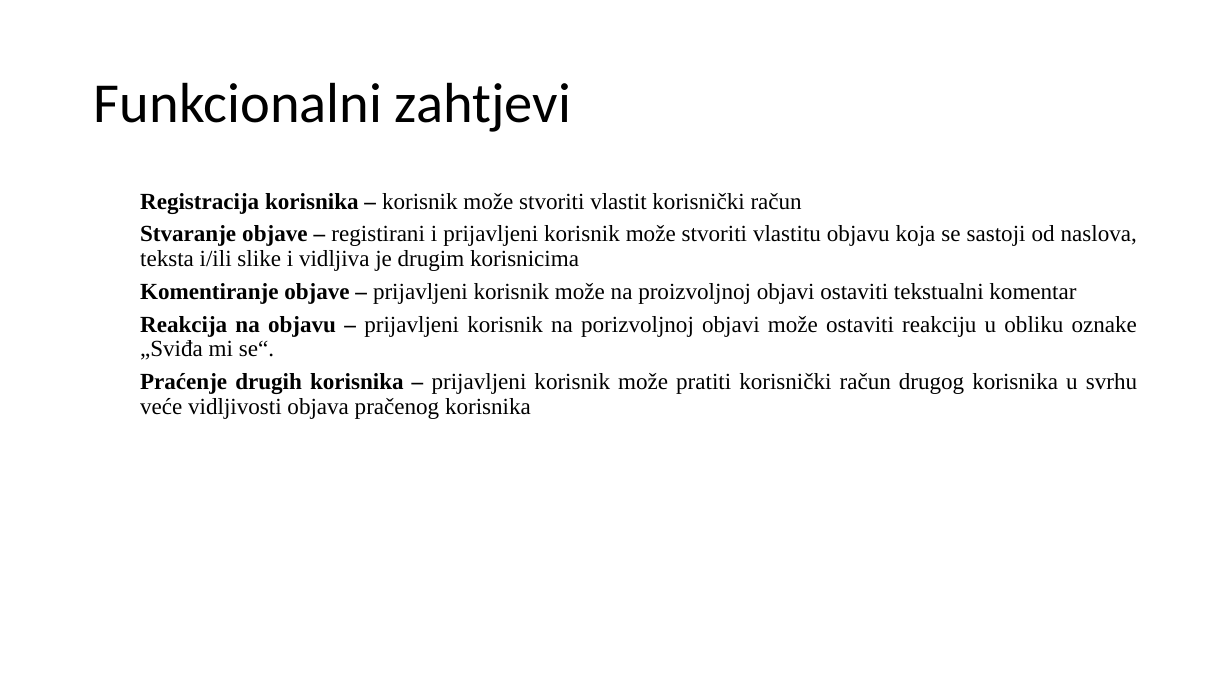
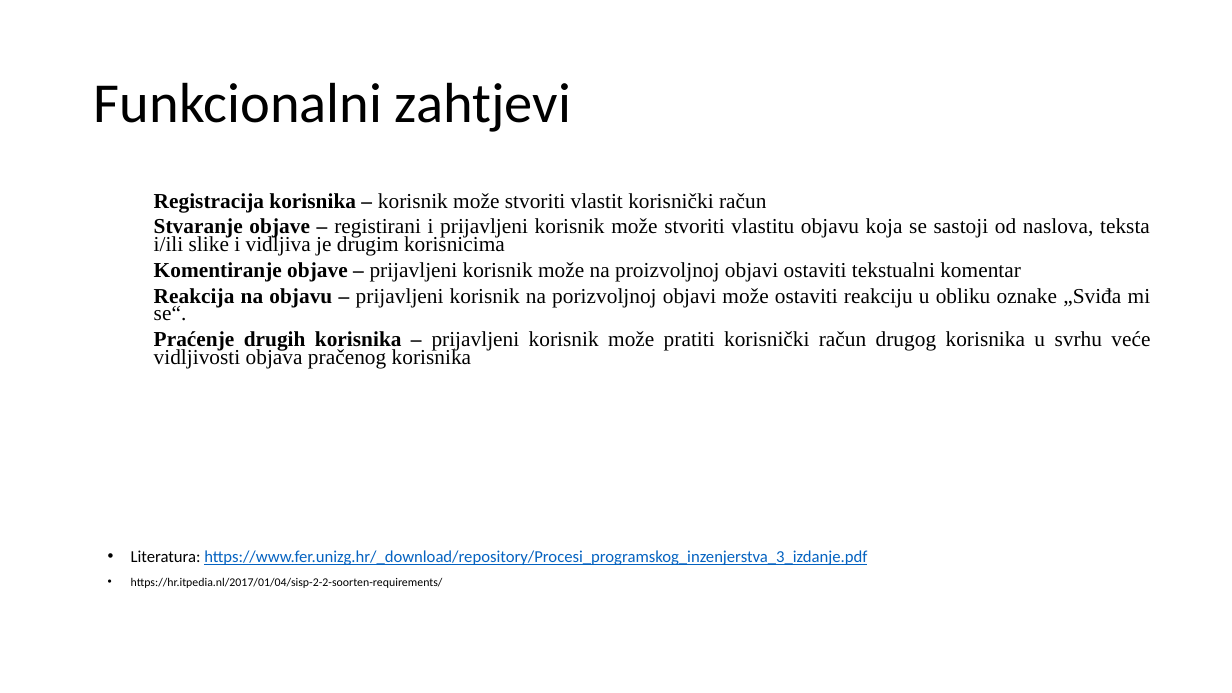
Before and after one commit to f-hruza0111/HCI_Projekt, a slide deck: slide 5 of dokumentacija/HCI 23-24 Projekt pptx -- Grupa G3.pptx (slide 2 before the commit). Drawn at 1232x693 pixels with LibreOffice and Linux fonts; fonts in the diff are those of the drawing. Boxes give left, top, right and bottom in pixels: in the first picture for what was removed or moved away, otherwise in the second. Text is boxed around its words. In the diff, an @@ line names an element or a change of style, - is before the commit and + after.

```diff
--- a/dokumentacija/HCI 23-24 Projekt pptx -- Grupa G3.pptx
+++ b/dokumentacija/HCI 23-24 Projekt pptx -- Grupa G3.pptx
@@ text "Registracija korisnika – korisnik može ..." moved from (x1=140, y1=193, x2=1137, y2=419) to (x1=131, y1=193, x2=1151, y2=588) @@
@@ text at (x1=154, y1=193, x2=1151, y2=369): size 18 to 16.6 pt in "Registracija korisnika – korisnik može stvoriti vlastit ...", "Stvaranje objave – registirani i prijavljeni korisnik ...", "Komentiranje objave – prijavljeni korisnik može na ...", "Reakcija na objavu – prijavljeni korisnik na ..." and 1 more places; line spacing 0.9 to 0.7 @@
@@ text at (x1=131, y1=550, x2=867, y2=588): paragraphs added @@
+• Literatura: https://www.fer.unizg.hr/_download/repository/Procesi_programskog_inzenjerstva_3_izdanje.pdf
+• https://hr.itpedia.nl/2017/01/04/sisp-2-2-soorten-requirements/
```
Also in this commit, not shown: 1 other slide changed, 20 slides added, 1 slide removed, 15 other files.
